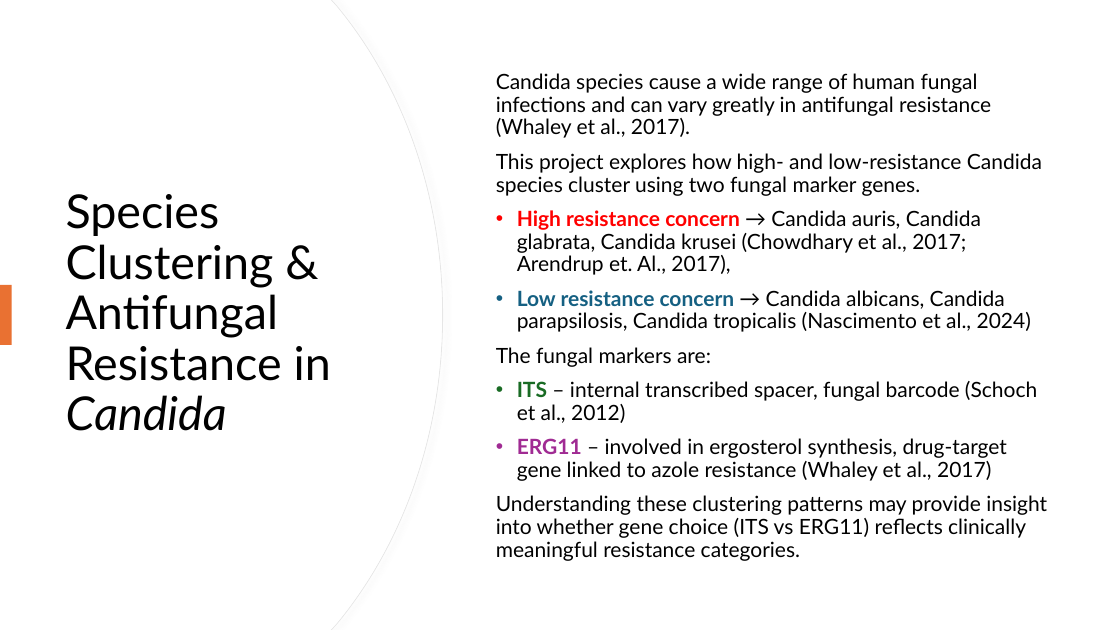
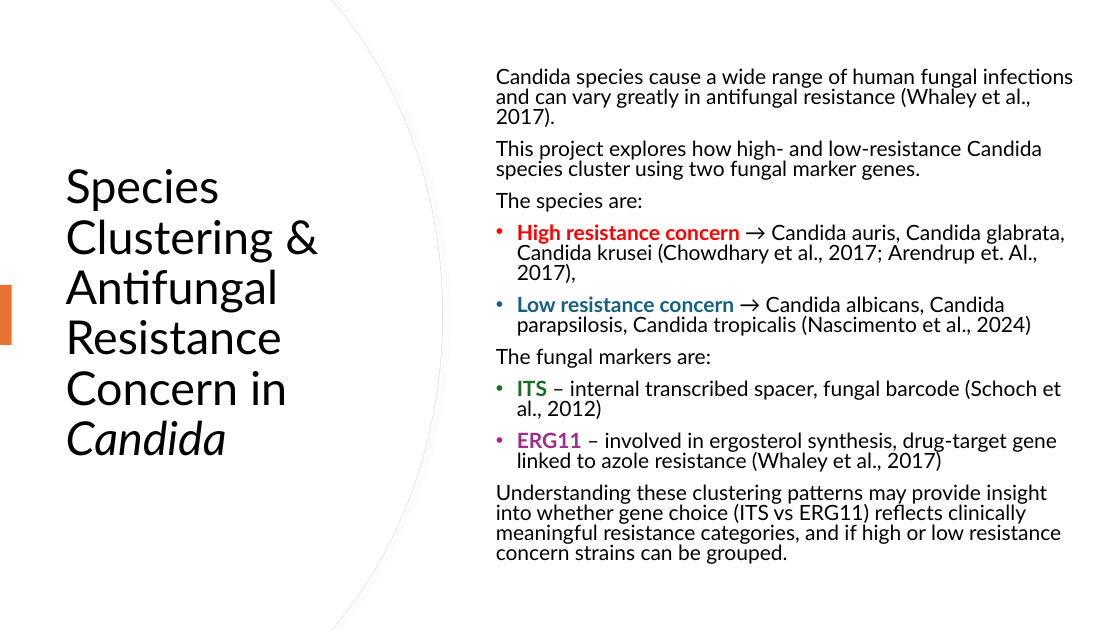
Before and after one commit to snsaiphoo/binf6210_assignment4, a slide deck: slide 2 of doc/Candida Comparison.pptx. Drawn at 1120x630 pixels with LibreOffice and Linux fonts; fonts in the diff are those of the drawing. Boxes give left, top, right and bottom in pixels: in the first picture for what was removed or moved away, otherwise in the second. Text is boxed around its words. In the diff, an @@ line names an element or a change of style, - is before the commit and + after.

```diff
--- a/doc/Candida Comparison.pptx
+++ b/doc/Candida Comparison.pptx
@@ text at bbox=[496, 68, 1073, 472]: line spacing 0.9 to 0.8 @@
@@ title at bbox=[66, 169, 287, 456]: text changed @@
-Species Clustering & Antifungal Resistance in Candida
+Species Clustering & Antifungal Resistance Concern in Candida
@@ text at bbox=[496, 192, 643, 212]: paragraph added @@
+The species are:
@@ text at bbox=[496, 484, 1061, 564]: text changed @@
-Understanding these clustering patterns may provide insight into whether gene choice (ITS vs ERG11) reflects clinically meaningful resistance categories.
+Understanding these clustering patterns may provide insight into whether gene choice (ITS vs ERG11) reflects clinically meaningful resistance categories, and if high or low resistance concern strains can be grouped.
```
Also in this commit, not shown: 5 other slides changed, 5 other files.
